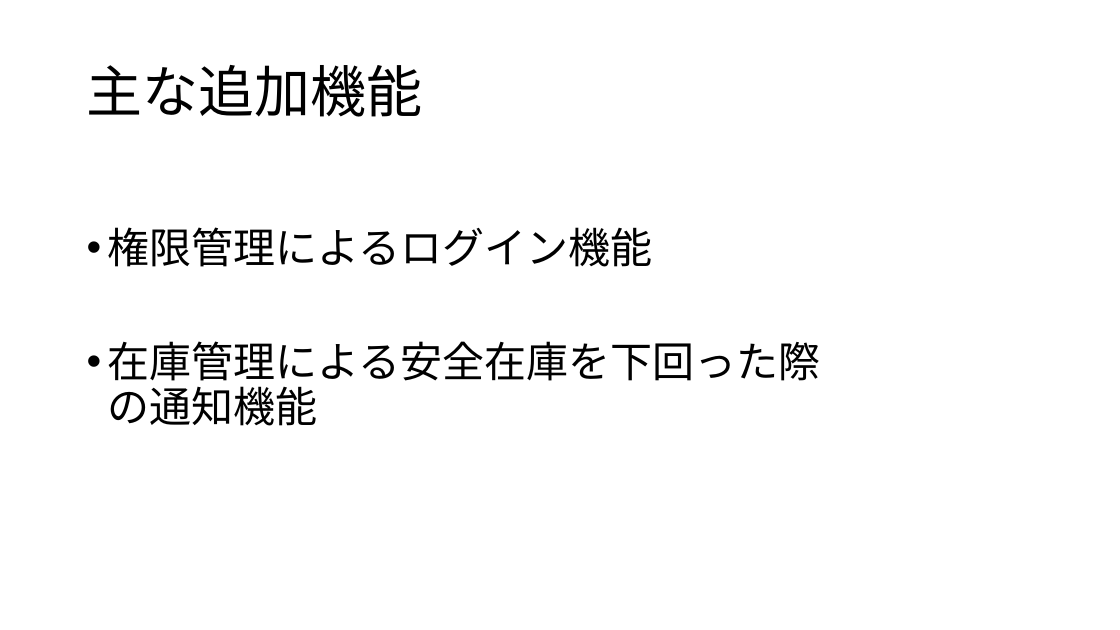
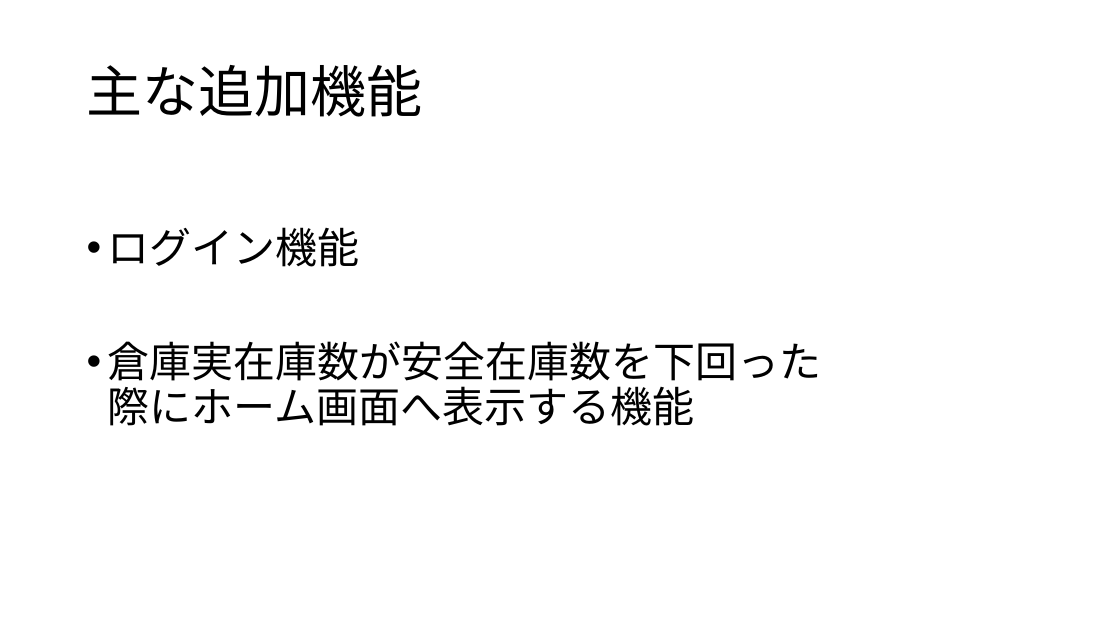
Before and after one commit to natsu-cat/system-development, a slide deck: slide 18 of doc/販売在庫管理システム.pptx (slide 15 before the commit). Drawn at 1120x630 pixels with LibreOffice and Linux fonts; fonts in the diff are those of the drawing. Boxes give left, top, right and bottom in pixels: in the first picture for what was removed or moved away, otherwise in the second. Text is boxed around its words. In the diff, an @@ line names an element or a change of style, - is before the commit and + after.

```diff
--- a/doc/販売在庫管理システム.pptx
+++ b/doc/販売在庫管理システム.pptx
@@ text at [108, 227, 822, 426]: text changed @@
-• 権限管理によるログイン機能
-• 在庫管理による安全在庫を下回った際の通知機能
+• ログイン機能
+• 倉庫実在庫数が安全在庫数を下回った際にホーム画面へ表示する機能
```
Also in this commit, not shown: 6 other slides changed, 6 slides added, 1 slide removed, 2 other files.
